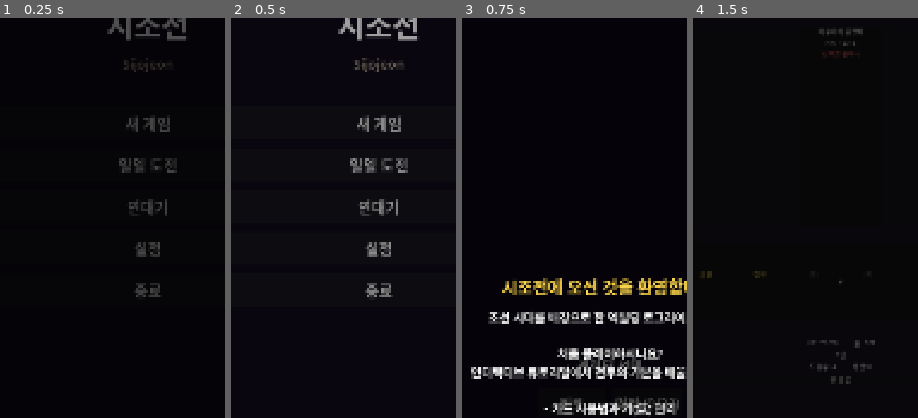
Above: before the commit, frames 1-4 (left to right).
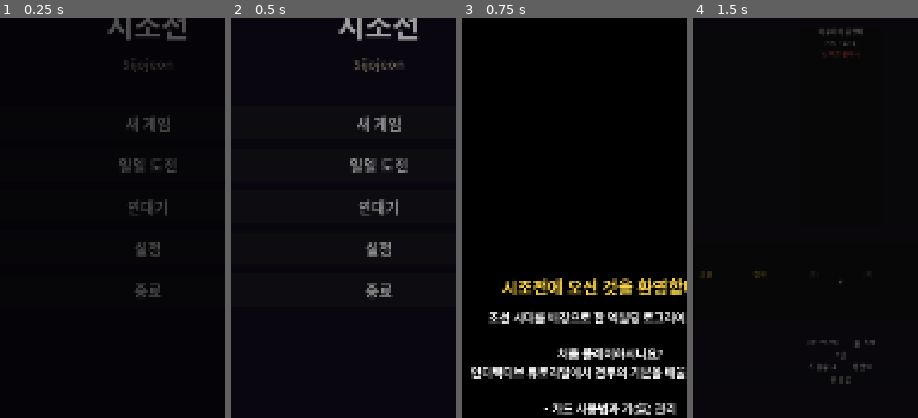
Above: after the commit, the same moments.

Repository: dongmin1213/Sijojeon
Game: Godot game, scene res://scenes/title/title_screen.tscn
Same seed, same stepped clock (60 frames per second), same inputs: the game is played once before the commit and once after it.
Inputs:
- Up to frame 1 (0.25 s): no input
- Up to frame 2 (0.5 s): no input
- Up to frame 3 (0.75 s): click "새 게임" at 0.5 s
- Up to frame 4 (1.5 s): click "튜토리얼 시작" at 1.25 s
The pictures show only the part of the screen within x 17-67%, y 4-54%; the shares and areas given below are measured in that part.

Frames 1-2 are identical in both runs. In frame 3, 1.0% of the frame differs, in the area x 43-97%, y 85-98%; in frame 4, nothing differs.

Commit message:
fix: 튜토리얼 환영 화면 배경을 불투명으로 변경하여 하위 UI 겹침 해결
튜토리얼 오버레이 배경 알파값을 0.65에서 1.0으로 변경.
캐릭터 선택, 뒤로가기, 업적 버튼이 비쳐 보이던 가독성 문제 수정.

Co-Authored-By: Paperclip <noreply@paperclip.ing>

Diff:
--- a/scenes/character_select/character_select.gd
+++ b/scenes/character_select/character_select.gd
@@ -565,7 +565,7 @@
 	canvas_layer.layer = 100
 
 	var overlay := ColorRect.new()
-	overlay.color = Color(0.0, 0.0, 0.0, 0.65)
+	overlay.color = Color(0.0, 0.0, 0.0, 1.0)
 	overlay.set_anchors_preset(Control.PRESET_FULL_RECT)
 	overlay.mouse_filter = Control.MOUSE_FILTER_STOP
 
